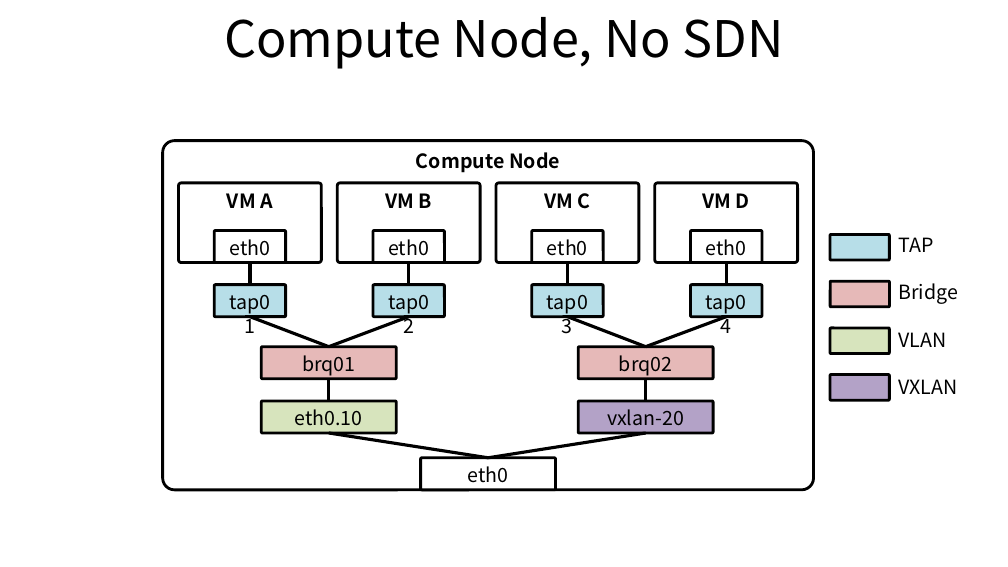
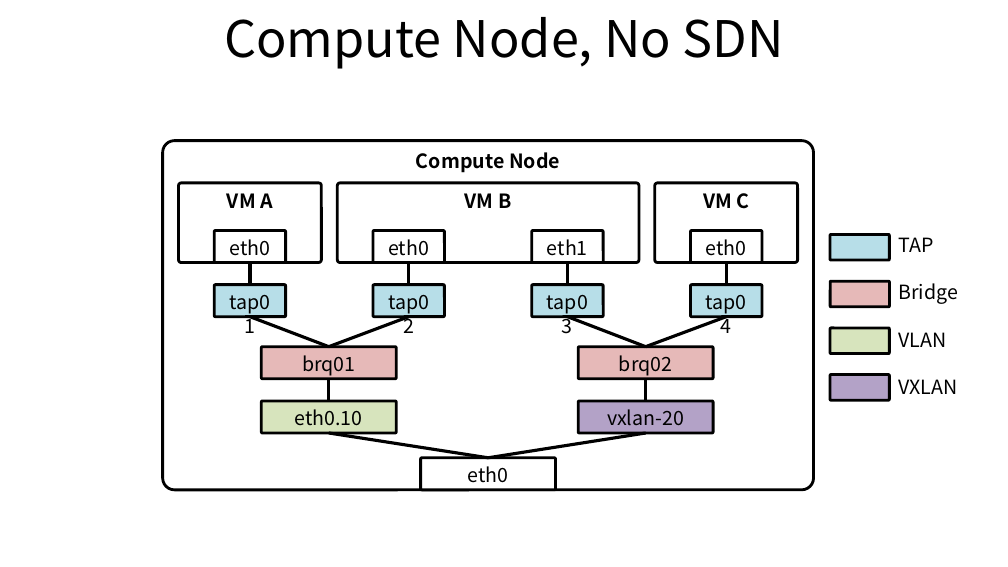
Before and after one commit to ssup2/blog-old, a slide deck: slide 3 of images/theory_analysis/OpenStack_Neutron/OpenStack_Network_Neutron.pptx. Drawn at 1008x567 pixels with LibreOffice and Linux fonts; fonts in the diff are those of the drawing. Boxes give left, top, right and bottom in pixels: in the first picture for what was removed or moved away, otherwise in the second. Text is boxed around its words. In the diff, an @@ line names an element or a change of style, - is before the commit and + after.

```diff
--- a/images/theory_analysis/OpenStack_Neutron/OpenStack_Network_Neutron.pptx
+++ b/images/theory_analysis/OpenStack_Neutron/OpenStack_Network_Neutron.pptx
@@ rounded rectangle "VM B": place and size @@
-rounded rectangle "VM B" at (338,182,481,262)
+rounded rectangle "VM B" at (338,182,639,262)
@@ rounded rectangle removed at (496,182,639,262) @@
-VM C
@@ text in rounded rectangle at (703,193,749,209): text changed @@
-VM D
+VM C
@@ text in rounded rectangle at (547,239,588,256): text changed @@
-eth0
+eth1
```
Also in this commit, not shown: 2 other files.
